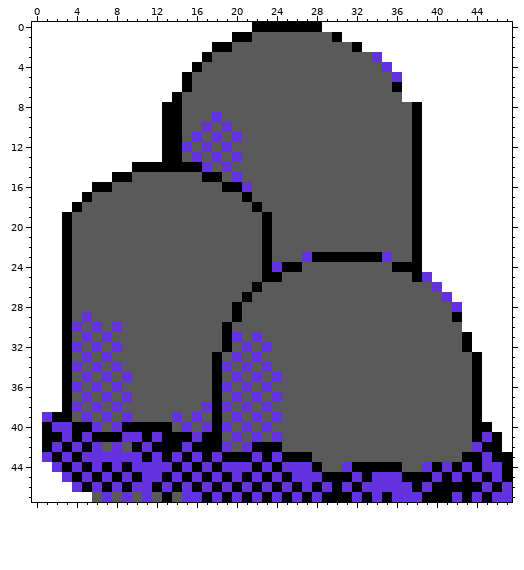
Edited in one commit: pixel-art sprite (gfx/pokemon/doomstone/back.png). Above is the file before it was changed.
The file is 48x48 pixels.
The same view after the edit:
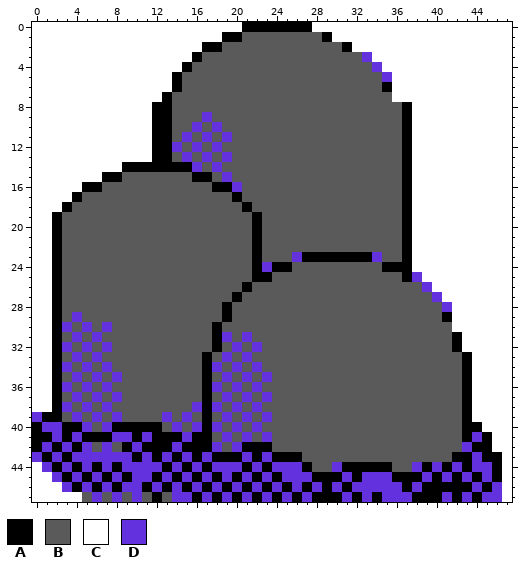
Palette (. is transparent): A #000000  B #5a5a5a  C #ffffff  D #6331de
What changed:
@@ x 0..47 @@
- 0 CCCCCCCCCCCCCCCCCCCCCCAAAAAAACCCCCCCCCCCCCCCCCCC
- 1 CCCCCCCCCCCCCCCCCCCCAABBBBBBBBACCCCCCCCCCCCCCCCC
- 2 CCCCCCCCCCCCCCCCCCAABBBBBBBBBBBBACCCCCCCCCCCCCCC
- 3 CCCCCCCCCCCCCCCCCABBBBBBBBBBBBBBBBDCCCCCCCCCCCCC
- 4 CCCCCCCCCCCCCCCCABBBBBBBBBBBBBBBBBBDCCCCCCCCCCCC
- 5 CCCCCCCCCCCCCCCABBBBBBBBBBBBBBBBBBBBDCCCCCCCCCCC
- 6 CCCCCCCCCCCCCCCABBBBBBBBBBBBBBBBBBBBACCCCCCCCCCC
- 7 CCCCCCCCCCCCCCABBBBBBBBBBBBBBBBBBBBBBCCCCCCCCCCC
- 8 CCCCCCCCCCCCCAABBBBBBBBBBBBBBBBBBBBBBBACCCCCCCCC
- 9 CCCCCCCCCCCCCAABBBDBBBBBBBBBBBBBBBBBBBACCCCCCCCC
-10 CCCCCCCCCCCCCAABBDBDBBBBBBBBBBBBBBBBBBACCCCCCCCC
-11 CCCCCCCCCCCCCAABDBDBDBBBBBBBBBBBBBBBBBACCCCCCCCC
-12 CCCCCCCCCCCCCAADBDBDBBBBBBBBBBBBBBBBBBACCCCCCCCC
-13 CCCCCCCCCCCCCAABDBDBDBBBBBBBBBBBBBBBBBACCCCCCCCC
-14 CCCCCCCCCCAAAAAAADBDBBBBBBBBBBBBBBBBBBACCCCCCCCC
-15 CCCCCCCCAABBBBBBBAABDBBBBBBBBBBBBBBBBBACCCCCCCCC
-16 CCCCCCAABBBBBBBBBBBAADBBBBBBBBBBBBBBBBACCCCCCCCC
-17 CCCCCABBBBBBBBBBBBBBBABBBBBBBBBBBBBBBBACCCCCCCCC
-18 CCCCABBBBBBBBBBBBBBBBBABBBBBBBBBBBBBBBACCCCCCCCC
-19 CCCABBBBBBBBBBBBBBBBBBBABBBBBBBBBBBBBBACCCCCCCCC
-20 CCCABBBBBBBBBBBBBBBBBBBABBBBBBBBBBBBBBACCCCCCCCC
-21 CCCABBBBBBBBBBBBBBBBBBBABBBBBBBBBBBBBBACCCCCCCCC
-22 CCCABBBBBBBBBBBBBBBBBBBABBBBBBBBBBBBBBACCCCCCCCC
-23 CCCABBBBBBBBBBBBBBBBBBBABBBDAAAAAAADBBACCCCCCCCC
-24 CCCABBBBBBBBBBBBBBBBBBBADAABBBBBBBBBAAACCCCCCCCC
-25 CCCABBBBBBBBBBBBBBBBBBBAABBBBBBBBBBBBBADCCCCCCCC
-26 CCCABBBBBBBBBBBBBBBBBBABBBBBBBBBBBBBBBBBDCCCCCCC
-27 CCCABBBBBBBBBBBBBBBBBABBBBBBBBBBBBBBBBBBBDCCCCCC
-28 CCCABBBBBBBBBBBBBBBBABBBBBBBBBBBBBBBBBBBBBDCCCCC
-29 CCCABDBBBBBBBBBBBBBBABBBBBBBBBBBBBBBBBBBBBACCCCC
-30 CCCADBDBDBBBBBBBBBBABBBBBBBBBBBBBBBBBBBBBBBCCCCC
-31 CCCABDBDBBBBBBBBBBBADBDBBBBBBBBBBBBBBBBBBBBACCCC
-32 CCCADBDBDBBBBBBBBBBABDBDBBBBBBBBBBBBBBBBBBBACCCC
-33 CCCABDBDBBBBBBBBBBABDBDBBBBBBBBBBBBBBBBBBBBBACCC
-34 CCCADBDBDBBBBBBBBBADBDBDBBBBBBBBBBBBBBBBBBBBACCC
-35 CCCABDBDBDBBBBBBBBABDBDBDBBBBBBBBBBBBBBBBBBBACCC
-36 CCCADBDBDBBBBBBBBBADBDBDBBBBBBBBBBBBBBBBBBBBACCC
-37 CCCABDBDBDBBBBBBBBABDBDBDBBBBBBBBBBBBBBBBBBBACCC
-38 CCCADBDBDBBBBBBBBDADBDBDBBBBBBBBBBBBBBBBBBBBACCC
-39 CDAABDBDBDBBBBDBDBABDBDBDBBBBBBBBBBBBBBBBBBBACCC
-40 CADDAADBDAAAAABDBDADBDBDBBBBBBBBBBBBBBBBBBBBAACC
-41 CAADADAAADDADAAADAABDBDBDBBBBBBBBBBBBBBBBBBBADAC
-42 CADADADBDBADAAADAAADBDAAABBBBBBBBBBBBBBBBBBBDAAC
-43 CDADADDDDDDADADADADAAADADAAABBBBBBBBBBBBBBBAADAA
-44 CCDADADADADDDDADADADDDADADDDABBDAAAAABBDADADADDA
-45 CCCDADADADADDADADADADADADADDDAAADADDDAAADADADADA
-46 CCCCDADADADDADADADADADADADADADADADDDDDADAAAAADAD
-47 CCCCCCBDBDBDBABDDADADADADADADAAADADADDDAAADADADD
+ 0 CCCCCCCCCCCCCCCCCCCCCAAAAAAACCCCCCCCCCCCCCCCCCCC
+ 1 CCCCCCCCCCCCCCCCCCCAABBBBBBBBACCCCCCCCCCCCCCCCCC
+ 2 CCCCCCCCCCCCCCCCCAABBBBBBBBBBBBACCCCCCCCCCCCCCCC
+ 3 CCCCCCCCCCCCCCCCABBBBBBBBBBBBBBBBDCCCCCCCCCCCCCC
+ 4 CCCCCCCCCCCCCCCABBBBBBBBBBBBBBBBBBDCCCCCCCCCCCCC
+ 5 CCCCCCCCCCCCCCABBBBBBBBBBBBBBBBBBBBDCCCCCCCCCCCC
+ 6 CCCCCCCCCCCCCCABBBBBBBBBBBBBBBBBBBBACCCCCCCCCCCC
+ 7 CCCCCCCCCCCCCABBBBBBBBBBBBBBBBBBBBBBCCCCCCCCCCCC
+ 8 CCCCCCCCCCCCAABBBBBBBBBBBBBBBBBBBBBBBACCCCCCCCCC
+ 9 CCCCCCCCCCCCAABBBDBBBBBBBBBBBBBBBBBBBACCCCCCCCCC
+10 CCCCCCCCCCCCAABBDBDBBBBBBBBBBBBBBBBBBACCCCCCCCCC
+11 CCCCCCCCCCCCAABDBDBDBBBBBBBBBBBBBBBBBACCCCCCCCCC
+12 CCCCCCCCCCCCAADBDBDBBBBBBBBBBBBBBBBBBACCCCCCCCCC
+13 CCCCCCCCCCCCAABDBDBDBBBBBBBBBBBBBBBBBACCCCCCCCCC
+14 CCCCCCCCCAAAAAAADBDBBBBBBBBBBBBBBBBBBACCCCCCCCCC
+15 CCCCCCCAABBBBBBBAABDBBBBBBBBBBBBBBBBBACCCCCCCCCC
+16 CCCCCAABBBBBBBBBBBAADBBBBBBBBBBBBBBBBACCCCCCCCCC
+17 CCCCABBBBBBBBBBBBBBBABBBBBBBBBBBBBBBBACCCCCCCCCC
+18 CCCABBBBBBBBBBBBBBBBBABBBBBBBBBBBBBBBACCCCCCCCCC
+19 CCABBBBBBBBBBBBBBBBBBBABBBBBBBBBBBBBBACCCCCCCCCC
+20 CCABBBBBBBBBBBBBBBBBBBABBBBBBBBBBBBBBACCCCCCCCCC
+21 CCABBBBBBBBBBBBBBBBBBBABBBBBBBBBBBBBBACCCCCCCCCC
+22 CCABBBBBBBBBBBBBBBBBBBABBBBBBBBBBBBBBACCCCCCCCCC
+23 CCABBBBBBBBBBBBBBBBBBBABBBDAAAAAAADBBACCCCCCCCCC
+24 CCABBBBBBBBBBBBBBBBBBBADAABBBBBBBBBAAACCCCCCCCCC
+25 CCABBBBBBBBBBBBBBBBBBBAABBBBBBBBBBBBBADCCCCCCCCC
+26 CCABBBBBBBBBBBBBBBBBBABBBBBBBBBBBBBBBBBDCCCCCCCC
+27 CCABBBBBBBBBBBBBBBBBABBBBBBBBBBBBBBBBBBBDCCCCCCC
+28 CCABBBBBBBBBBBBBBBBABBBBBBBBBBBBBBBBBBBBBDCCCCCC
+29 CCABDBBBBBBBBBBBBBBABBBBBBBBBBBBBBBBBBBBBACCCCCC
+30 CCADBDBDBBBBBBBBBBABBBBBBBBBBBBBBBBBBBBBBBCCCCCC
+31 CCABDBDBBBBBBBBBBBADBDBBBBBBBBBBBBBBBBBBBBACCCCC
+32 CCADBDBDBBBBBBBBBBABDBDBBBBBBBBBBBBBBBBBBBACCCCC
+33 CCABDBDBBBBBBBBBBABDBDBBBBBBBBBBBBBBBBBBBBBACCCC
+34 CCADBDBDBBBBBBBBBADBDBDBBBBBBBBBBBBBBBBBBBBACCCC
+35 CCABDBDBDBBBBBBBBABDBDBDBBBBBBBBBBBBBBBBBBBACCCC
+36 CCADBDBDBBBBBBBBBADBDBDBBBBBBBBBBBBBBBBBBBBACCCC
+37 CCABDBDBDBBBBBBBBABDBDBDBBBBBBBBBBBBBBBBBBBACCCC
+38 CCADBDBDBBBBBBBBDADBDBDBBBBBBBBBBBBBBBBBBBBACCCC
+39 DAABDBDBDBBBBDBDBABDBDBDBBBBBBBBBBBBBBBBBBBACCCC
+40 ADDAADBDAAAAABDBDADBDBDBBBBBBBBBBBBBBBBBBBBAACCC
+41 AADADAAADDADAAADAABDBDBDBBBBBBBBBBBBBBBBBBBADACC
+42 ADADADBDBADAAADAAADBDAAABBBBBBBBBBBBBBBBBBBDAACC
+43 DADADDDDDDADADADADAAADADAAABBBBBBBBBBBBBBBAADAAC
+44 CDADADADADDDDADADADDDADADDDABBDAAAAABBDADADADDAC
+45 CCDADADADADDADADADADADADADDDAAADADDDAAADADADADAC
+46 CCCDADADADDADADADADADADADADADADADDDDDADAAAAADADC
+47 CCCCCBDBDBDBABDDADADADADADADAAADADADDDAAADADADDC
